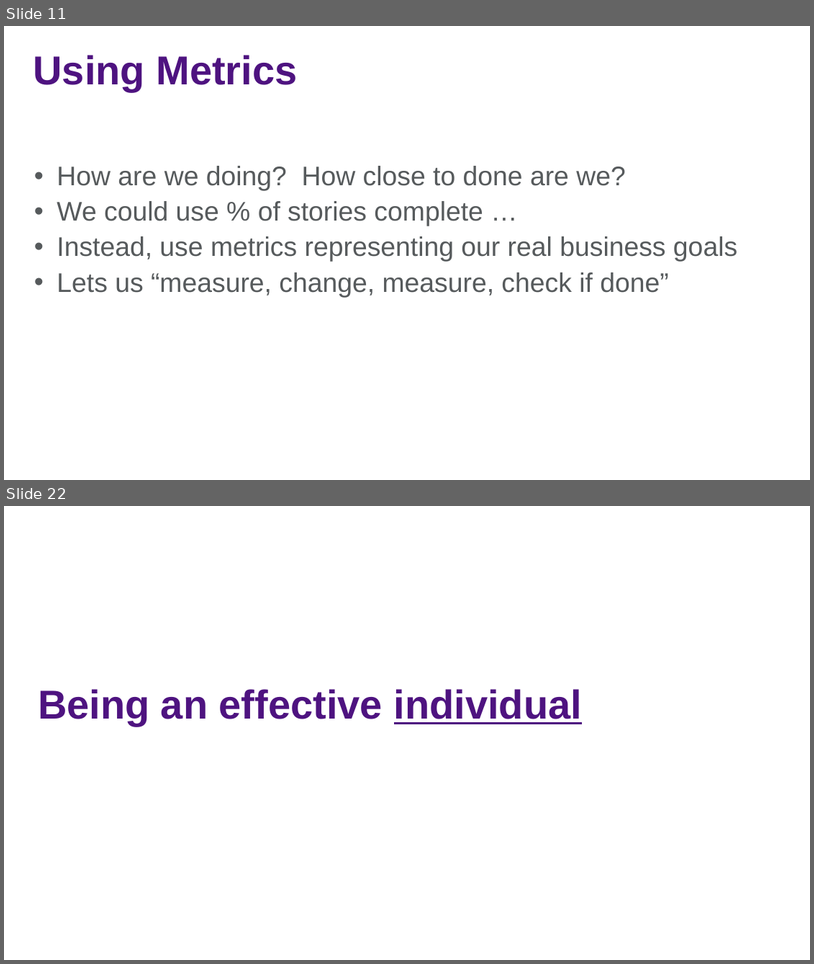
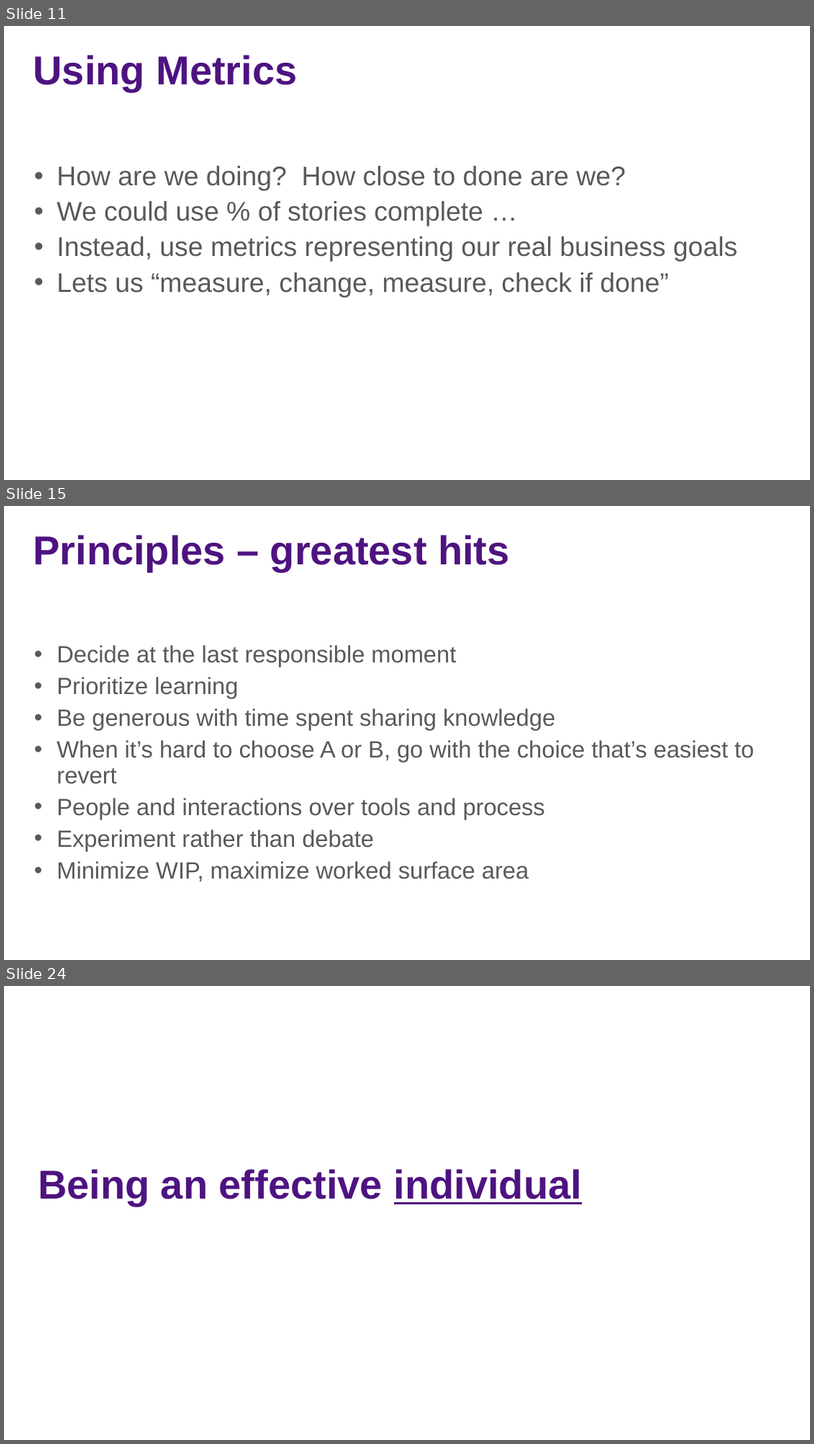
Before and after one commit to jasonjwood/presentations, a slide deck: InFusion2016 - Getting It Done - Jason Wood.pptx. Shown one above the other, each under a label of ours: slides 11 and 22 before the commit, slides 11, 15 and 24 after it; the slides between them are not shown. The pictures are 814x964 and 814x1444 pixels, drawn with LibreOffice and Linux fonts; fonts in the diff are those of the drawing; background and template pictures are left out. Boxes give left, top, right and bottom in pixels: in the first picture for what was removed or moved away, otherwise in the second. Text is boxed around its words. In the diff, an @@ line names an element or a change of style, - is before the commit and + after.

```diff
--- a/InFusion2016 - Getting It Done - Jason Wood.pptx
+++ b/InFusion2016 - Getting It Done - Jason Wood.pptx
@@ slide 15 added at (4,506,810,960), background picture (left out) @@
@@ title added at (34,535,509,572), 48 pt, text #4E1380, bold @@
+Principles – greatest hits
@@ text added at (57,645,754,881), 28 pt, text #565A5C @@
+• Decide at the last responsible moment
+• Prioritize learning
+• Be generous with time spent sharing knowledge
+• When it’s hard to choose A or B, go with the choice that’s easiest to revert
+• People and interactions over tools and process
+• Experiment rather than debate
+• Minimize WIP, maximize worked surface area
@@ what was slide 22 is now slide 24 @@
```
Also in this commit, not shown: 10 slides changed, 1 other slide added.
